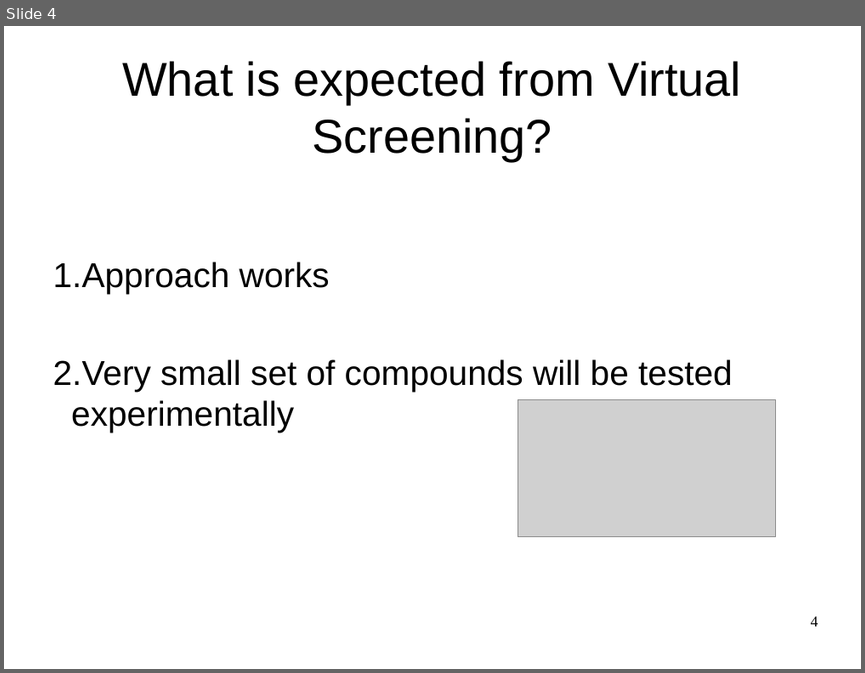
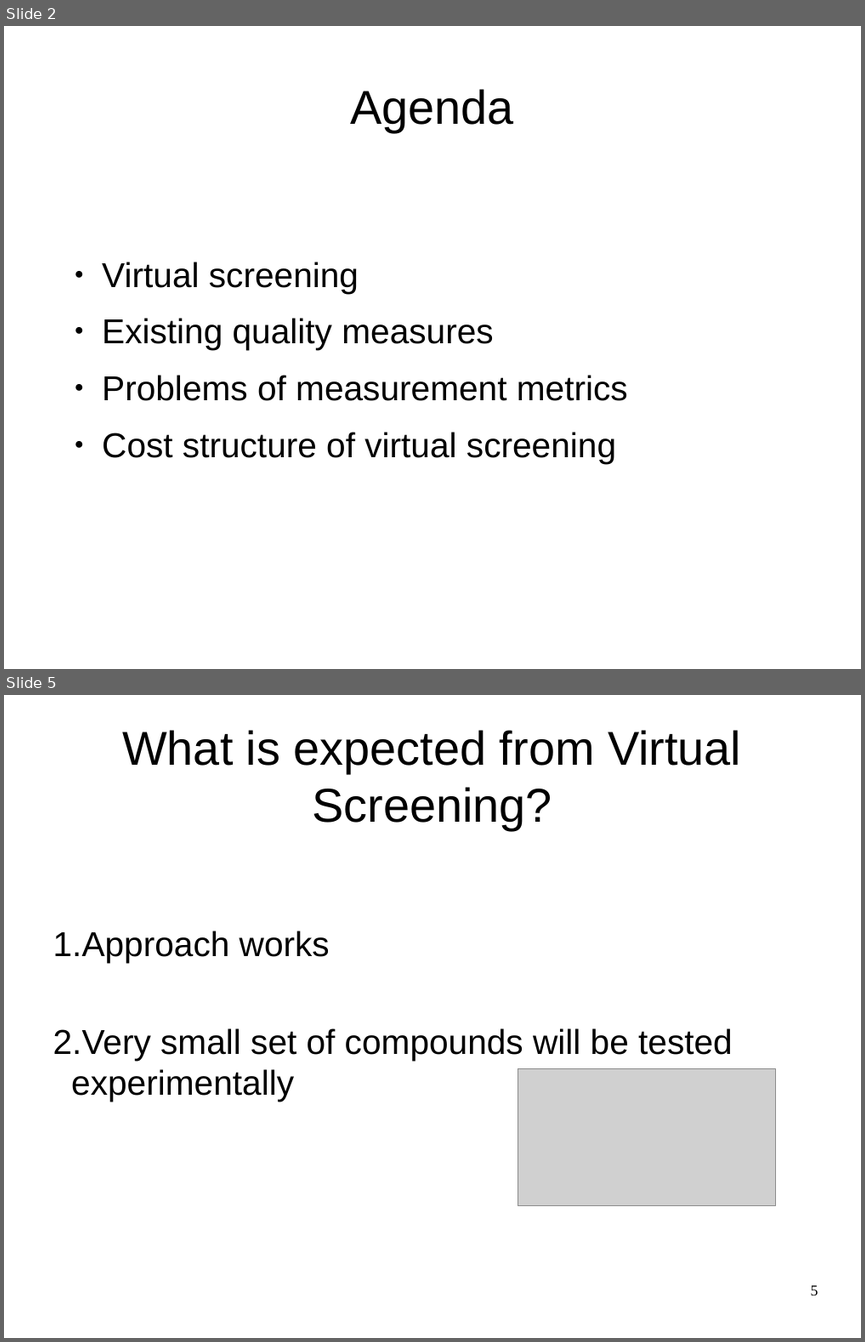
Before and after one commit to AlexWoroschilow/pca, a slide deck: seminar/presentation.odp. Shown one above the other, each under a label of ours: slide 4 before the commit, slides 2 and 5 after it; the slides between them are not shown. The pictures are 865x673 and 865x1342 pixels, drawn with LibreOffice and Linux fonts; fonts in the diff are those of the drawing; grey boxes stand for pictures. Boxes give left, top, right and bottom in pixels: in the first picture for what was removed or moved away, otherwise in the second. Text is boxed around its words. In the diff, an @@ line names an element or a change of style, - is before the commit and + after.

```diff
--- a/seminar/presentation.odp
+++ b/seminar/presentation.odp
@@ slide 2 added at [4,26,861,669], background #FFFFFF @@
@@ title added at [351,89,515,132], 44 pt, text #000000 @@
+Agenda
@@ text added at [102,261,628,464], 32 pt, text #000000 @@
+● Virtual screening
+● Existing quality measures
+● Problems of measurement metrics
+● Cost structure of virtual screening
@@ what was slide 4 is now slide 5 @@
@@ page number at [811,1285,818,1295]: text changed @@
-4
+5
```
Also in this commit, not shown: 10 slides changed, 1 slide removed, 4 other files.
